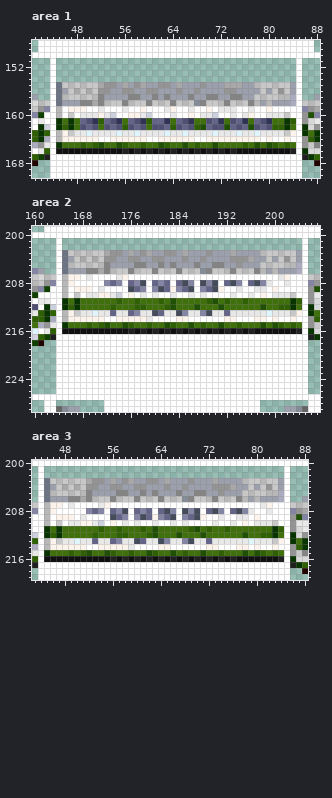
One commit to this pixel-art file: src/trains/200_series/gfx/200_series.aseprite. Above: the version before the commit.
309x201 pixels, 1 frame. Colours within 5 levels of each other are drawn and written as one. Shown: area 1: x 41..88, y 148..170; area 2: x 160..207, y 199..229; area 3: x 43..88, y 200..219. The old version is drawn lined up with the new one, on the new canvas. The commit also changed other parts of the picture, which this record leaves out.
After:
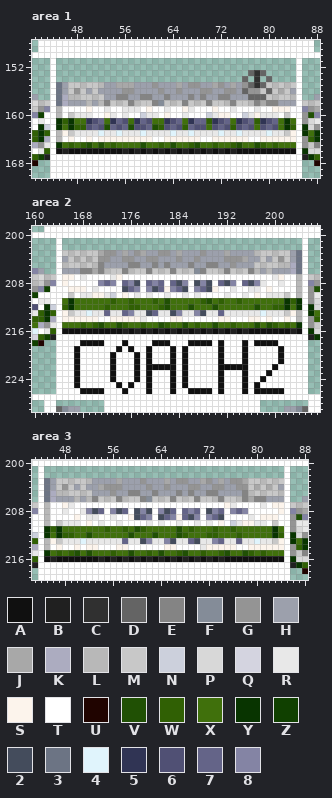
Palette (. is transparent): A #101010  B #202020  C #303030  D #646464  E #848484  F #848c98  G #949494  H #9ca0ac  J #a8a8a8  K #acacc0  L #b8b8b8  M #c8c8c8  N #ccd0dc  P #d8d8d8  Q #d4d4e0  R #e8e8e8  S #fcf4ec  T #ffffff  U #200400  V #205004  W #306004  X #40700c  Y #083400  Z #104000  2 #444c5c  3 #6c7484  4 #e0f4fc  5 #303454  6 #505074  7 #646488  8 #8484a4
What changed:
canvas 309x201 -> 309x251, the old top-left corner now at 0,50
Changed rows in their new state; - is an unchanged pixel.
Area 1:
first column x 46:
153 -------------------------------DCD-----
154 ------------------------------D-C-D----
155 HM----LHHJ-JHH-GHH---GGH-JGH-HGDCD---LM
156 --G-H-HH------HHG-----HGG-----DGG-D-J--
157 KLLM--M--EEHHEEH-------EHHEEHH-DDD-LMML
158 K--HLHLE-LMEL-MEF-L-E-LME-MLEM-LEJEE--H
159 -TTTS-TR---RRTS---T-S---TSTT---TR-TSSS-
160 --R--TTSR-RTTNRR-ST-RT-TNRSST-NRSR--T--
161 W--X567X576X576XX-6-X-77W567X567W567--X
162 X-WW676V--7V6-7VW67-W766X-76W--6X676X-W
163 ----R-4-----R4---R4-R4---R4-----R-4----
164 T-TT-TSS------S-T-----S-T------TTS-SS-S
165 -W--VX--WXX--V--WXV-XWV--W--WVX--WX--X-
166 B-------------------------------------A
Area 2:
first column x 165:
203 MLMLM-JG-HJHGJH-G-HJH--GH--JH---LM-LM-H3
204 HMJMJMG-H-G-H-G-H--GH-GH---G--JH-MHMGMH3
205 LM-LMLEH---E-H-EHEH--EH-E-H-GH--MLM-L-K3
206 H--E-JELM-ELM-EMLMEMLMFEM-LEMLMELHLH--K3
207 S-TRT---RST------------------------RST-L
208 ST----878T782T787T728T282T728T728RT-RT-L
209 TS--TRT---278T827S872T872ST-RT-R-TST---L
210 TMTR-S-RNTSTRTRT-RT-RTRT---RT-RTSTR--MTL
211 XYX-----WX-WX--WXVX----WVXWX-WX------YWY
212 WYX----WX--W-X--WVX--VX--VX-----VX-W-YXY
213 SMR-4R-7R-78R-27R-28R-82R-7R-----4R--MSL
214 S-----T-S----RT---S-T-----S-T--S-TST-STL
215 X--WXWVX-VWX-WX-VWX-VXWX-VX-WX--VXVWXWXY
216 ----------BABABABABABABABABABABA------BA
218 ---AAAA---A----AAA---AAAA-A---A-AAAA----
219 --A------A-A--A---A-A-----A---A-----A---
220 --A-----A---A-A---A-A-----A---A-----A---
221 --A-----A---A-A---A-A-----A---A-----A---
222 --A-----A---A-AAAAA-A-----AAAAA----A----
223 --A-----A---A-A---A-A-----A---A---A-----
224 --A-----A---A-A---A-A-----A---A--A------
225 --A------A-A--A---A-A-----A---A-A-------
226 ---AAAA---A---A---A--AAAA-A---A-AAAAA---
Area 3:
first column x 46:
203 HM----LHH-HJHH-GHH---GGH-JGHJ-GGJ----LM
204 --G-H-HHJG----HHG-----HGG----HHGG-J-J--
205 KLLM--M---GHHEEH-------EHHEEH---E--LMML
206 K--HLHLE-LMEL-MEF-L-E-LME-MLEM-LEJEE--H
207 TTS-----TT-------------------SR-----TSS
208 T-R--R-27-827-2-2-8-7-7-7-287-87-T--T-S
209 -TTTSTRR--RTTS278T2-8S728T872--TTRTSSS-
210 --R--T-TR-TRT-T-RTR-TRT-R-RTS-NR-S--T--
211 W-------XW-XW-V--X---V--X-XW-XW-------X
212 X-WW--VX---XXV--X-----W--XWW---WX--XX-W
213 ----R4-R--RR7-R28-R-2-R72-R87--7-R4----
214 T-TT-TSSTTT--T----T-S----R--SSSTTS-SS-S
215 -W--VX---X---V--WXV-XWV--W---V---WX--X-
216 B-------B---------------------A-------A
Boxes around the changes in both pictures, in picture pixels (x1, y1, x2, y2):
changed: (62, 70, 296, 154)
changed: (62, 250, 302, 394)
changed: (50, 478, 284, 562)
